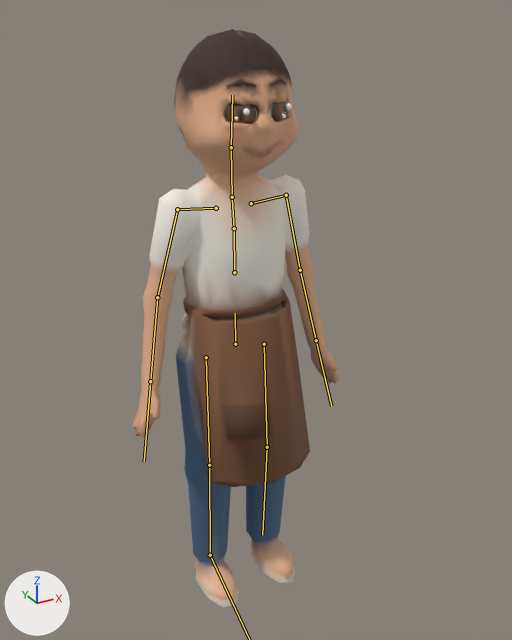
The glTF model assets/models/nguoi/may.glb, before and after one commit.
Camera for both pictures: a 50 mm lens placed at (-0.79, -1.551, 1.61), pointed at (0.028, -0.064, 0.867). The axes (+X, +Y, +Z) are drawn at lower left. The lights are the same throughout. The picture after the commit comes second. The bones that change, and the others that lie on the model, are drawn over the model as lines.

Names of what the first picture shows: 'Nguoi_may'.
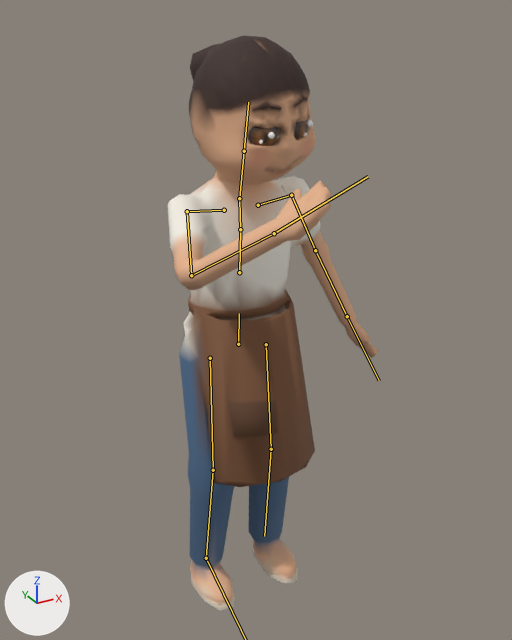
The newer file adds an action. The first version stands in its rest pose; the second is drawn at frame 14 of the action 'nang_ly'.

Where the change shows, as pixel boxes (x1, y1, x2, y2) in the pictures (512 x 640 px):
'Nguoi_may', posed: before (132, 29, 340, 607); after (168, 36, 379, 611)
bone 'hips', root to tip: before (235, 344) to (235, 313); after (238, 344) to (239, 313)
bone 'spine', root to tip: before (234, 272) to (234, 228); after (239, 272) to (240, 229)
bone 'chest', root to tip: before (234, 228) to (232, 198); after (240, 229) to (239, 199)
bone 'clav.L', root to tip: before (251, 203) to (286, 195); after (258, 205) to (291, 195)
bone 'upperarm.L', root to tip: before (286, 195) to (300, 270); after (291, 195) to (315, 250)
bone 'forearm.L', root to tip: before (300, 270) to (316, 340); after (315, 250) to (347, 316)
bone 'hand.L', root to tip: before (316, 340) to (331, 406); after (347, 316) to (379, 380)
bone 'upperarm.R', root to tip: before (177, 209) to (157, 297); after (187, 211) to (191, 275)
bone 'forearm.R', root to tip: before (157, 297) to (150, 381); after (191, 275) to (274, 233)
bone 'hand.R', root to tip: before (150, 381) to (144, 461); after (274, 233) to (368, 176)
bone 'neck', root to tip: before (232, 197) to (231, 147); after (239, 198) to (244, 151)
bone 'head', root to tip: before (231, 147) to (232, 95); after (244, 151) to (248, 102)
bone 'thigh.L', root to tip: before (264, 344) to (267, 447); after (266, 344) to (271, 449)
bone 'shin.L', root to tip: before (267, 447) to (262, 535); after (271, 449) to (264, 536)
bone 'thigh.R', root to tip: before (206, 357) to (209, 465); after (210, 358) to (213, 470)
bone 'shin.R', root to tip: before (209, 465) to (210, 555); after (213, 470) to (206, 558)

Edits to the bpy script that builds the scene:
```text
Change bone_hips:
    where bone_hips = bpy.data.objects['NguoiRig'].pose.bones['hips']
    bone_hips.location: (0.0, 0.0, 0.0) -> (0.009, -0.003, 0.0)
    bone_hips.rotation_quaternion: (1.0, 0.0, 0.0, 0.0) -> (1.0, 0.0, 0.017, -0.011)  # degrees (0, 0, 0) -> degrees (0, 2, -1)
Change bone_spine:
    where bone_spine = bpy.data.objects['NguoiRig'].pose.bones['spine']  # child of 'hips'
    bone_spine.rotation_quaternion: (1.0, 0.0, 0.0, 0.0) -> (1.0, 0.028, 0.0, 0.008)  # degrees (0, 0, 0) -> degrees (3, 0, 1)
Change bone_chest:
    where bone_chest = bpy.data.objects['NguoiRig'].pose.bones['chest']  # child of 'spine'
    bone_chest.rotation_quaternion: (1.0, 0.0, 0.0, 0.0) -> (1.0, 0.016, 0.013, 0.004)  # degrees (0, 0, 0) -> degrees (2, 1, 0)
Change bone_clav_l:
    where bone_clav_l = bpy.data.objects['NguoiRig'].pose.bones['clav.L']  # child of 'chest'
    bone_clav_l.rotation_quaternion: (1.0, 0.0, 0.0, 0.0) -> (1.0, 0.009, 0.0, 0.0)  # degrees (0, 0, 0) -> degrees (1, 0, 0)
Change bone_upperarm_l:
    where bone_upperarm_l = bpy.data.objects['NguoiRig'].pose.bones['upperarm.L']  # child of 'clav.L'
    bone_upperarm_l.rotation_quaternion: (1.0, 0.0, 0.0, 0.0) -> (0.988, 0.047, 0.0, -0.148)  # degrees (0, 0, 0) -> degrees (5, 1, -17)
Change bone_forearm_l:
    where bone_forearm_l = bpy.data.objects['NguoiRig'].pose.bones['forearm.L']  # child of 'upperarm.L'
    bone_forearm_l.rotation_quaternion: (1.0, 0.0, 0.0, 0.0) -> (0.982, -0.177, 0.0, 0.065)  # degrees (0, 0, 0) -> degrees (-20, 1, 7)
Change bone_hand_l:
    where bone_hand_l = bpy.data.objects['NguoiRig'].pose.bones['hand.L']  # child of 'forearm.L'
    bone_hand_l.rotation_quaternion: (1.0, 0.0, 0.0, 0.0) -> (0.995, -0.052, 0.087, 0.005)  # degrees (0, 0, 0) -> degrees (-6, 10, 0)
Change bone_upperarm_r:
    where bone_upperarm_r = bpy.data.objects['NguoiRig'].pose.bones['upperarm.R']  # child of 'clav.R'
    bone_upperarm_r.rotation_quaternion: (1.0, 0.0, 0.0, 0.0) -> (0.816, -0.544, -0.009, 0.193)  # degrees (0, 0, 0) -> degrees (-65, 11, 19)
Change bone_forearm_r:
    where bone_forearm_r = bpy.data.objects['NguoiRig'].pose.bones['forearm.R']  # child of 'upperarm.R'
    bone_forearm_r.rotation_quaternion: (1.0, 0.0, 0.0, 0.0) -> (0.83, -0.547, 0.01, -0.111)  # degrees (0, 0, 0) -> degrees (-66, -6, -11)
Change bone_hand_r:
    where bone_hand_r = bpy.data.objects['NguoiRig'].pose.bones['hand.R']  # child of 'forearm.R'
    bone_hand_r.rotation_quaternion: (1.0, 0.0, 0.0, 0.0) -> (0.995, -0.052, -0.087, -0.005)  # degrees (0, 0, 0) -> degrees (-6, -10, 0)
Change bone_neck:
    where bone_neck = bpy.data.objects['NguoiRig'].pose.bones['neck']  # child of 'chest'
    bone_neck.rotation_quaternion: (1.0, 0.0, 0.0, 0.0) -> (0.999, 0.046, 0.025, -0.001)  # degrees (0, 0, 0) -> degrees (5, 3, 0)
Change bone_head:
    where bone_head = bpy.data.objects['NguoiRig'].pose.bones['head']  # child of 'neck'
    bone_head.rotation_quaternion: (1.0, 0.0, 0.0, 0.0) -> (0.999, 0.01, 0.007, 0.041)  # degrees (0, 0, 0) -> degrees (1, 1, 5)
Change bone_thigh_l:
    where bone_thigh_l = bpy.data.objects['NguoiRig'].pose.bones['thigh.L']  # child of 'hips'
    bone_thigh_l.rotation_quaternion: (1.0, 0.0, 0.0, 0.0) -> (1.0, -0.017, 0.0, -0.009)  # degrees (0, 0, 0) -> degrees (-2, 0, -1)
Change bone_shin_l:
    where bone_shin_l = bpy.data.objects['NguoiRig'].pose.bones['shin.L']  # child of 'thigh.L'
    bone_shin_l.rotation_quaternion: (1.0, 0.0, 0.0, 0.0) -> (1.0, 0.026, 0.0, 0.0)  # degrees (0, 0, 0) -> degrees (3, 0, 0)
Change bone_thigh_r:
    where bone_thigh_r = bpy.data.objects['NguoiRig'].pose.bones['thigh.R']  # child of 'hips'
    bone_thigh_r.rotation_quaternion: (1.0, 0.0, 0.0, 0.0) -> (0.999, -0.038, 0.0, 0.009)  # degrees (0, 0, 0) -> degrees (-4, 0, 1)
Change bone_shin_r:
    where bone_shin_r = bpy.data.objects['NguoiRig'].pose.bones['shin.R']  # child of 'thigh.R'
    bone_shin_r.rotation_quaternion: (1.0, 0.0, 0.0, 0.0) -> (0.998, 0.067, 0.0, 0.0)  # degrees (0, 0, 0) -> degrees (8, 0, 0)
Change bone_foot_r:
    where bone_foot_r = bpy.data.objects['NguoiRig'].pose.bones['foot.R']  # child of 'shin.R'
    bone_foot_r.rotation_quaternion: (1.0, 0.0, 0.0, 0.0) -> (1.0, 0.029, 0.0, 0.0)  # degrees (0, 0, 0) -> degrees (3, 0, 0)
```
